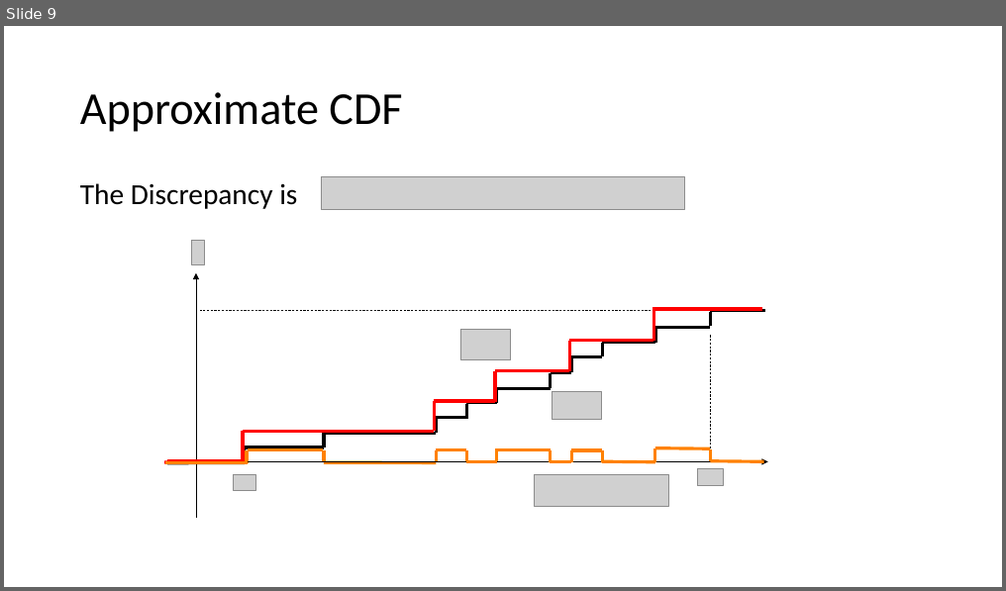
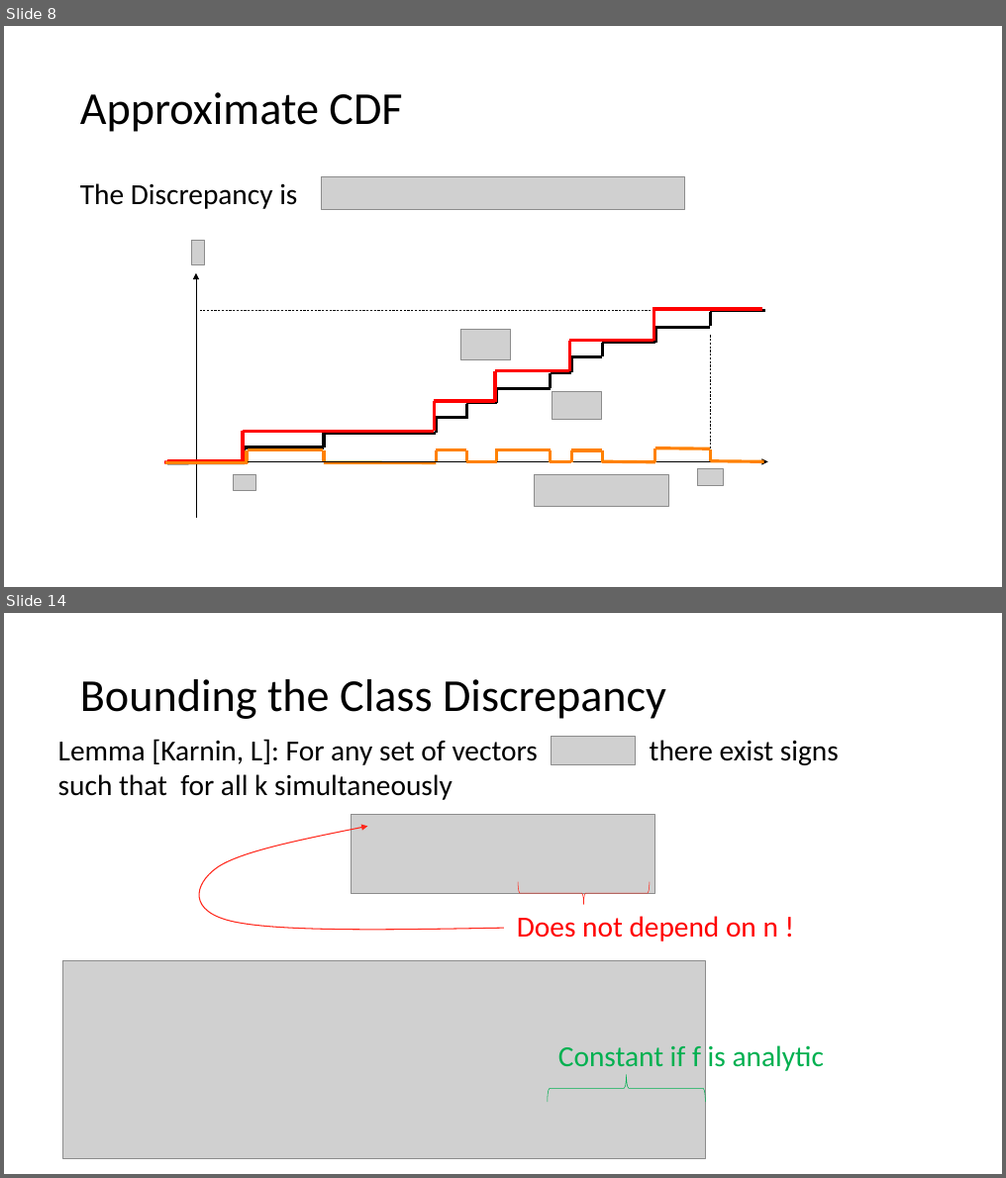
Before and after one commit to zkarnin/density_sketch, a slide deck: presentation.pptx. Shown one above the other, each under a label of ours: slide 9 before the commit, slides 8 and 14 after it; the slides between them are not shown. The pictures are 1006x591 and 1006x1178 pixels, drawn with LibreOffice and Linux fonts; fonts in the diff are those of the drawing; grey boxes stand for pictures; background and template pictures are left out. Boxes give left, top, right and bottom in pixels: in the first picture for what was removed or moved away, otherwise in the second. Text is boxed around its words. In the diff, an @@ line names an element or a change of style, - is before the commit and + after.

```diff
--- a/presentation.pptx
+++ b/presentation.pptx
@@ slide 14 added at bbox=[4, 613, 1002, 1174], background #FFFFFF @@
@@ title added at bbox=[80, 679, 666, 719], 44 pt, text #000000 @@
+Bounding the Class Discrepancy
@@ text added at bbox=[58, 739, 538, 800], 28 pt, text #000000 @@
+Lemma [Karnin, L]: For any set of vectors there exist signs
+such that for all k simultaneously
@@ picture added at bbox=[551, 737, 635, 765] @@
@@ picture added at bbox=[351, 814, 655, 894] @@
@@ freeform shape added at bbox=[199, 827, 504, 930], outline #FF261A 1 pt @@
@@ right brace added at bbox=[518, 882, 649, 905], outline #FF261A 0.5 pt @@
@@ text added at bbox=[517, 916, 778, 942], 28 pt, text #FF0000 @@
+Does not depend on n !
@@ picture added at bbox=[63, 961, 706, 1159] @@
@@ text added at bbox=[558, 1046, 824, 1071], 28 pt, text #00B050 @@
+Constant if f is analytic
@@ right brace added at bbox=[548, 1075, 705, 1102], outline #00B050 0.5 pt @@
@@ what was slide 9 is now slide 8 @@
```
Also in this commit, not shown: 2 slides changed, 8 other slides added, 2 slides removed.
